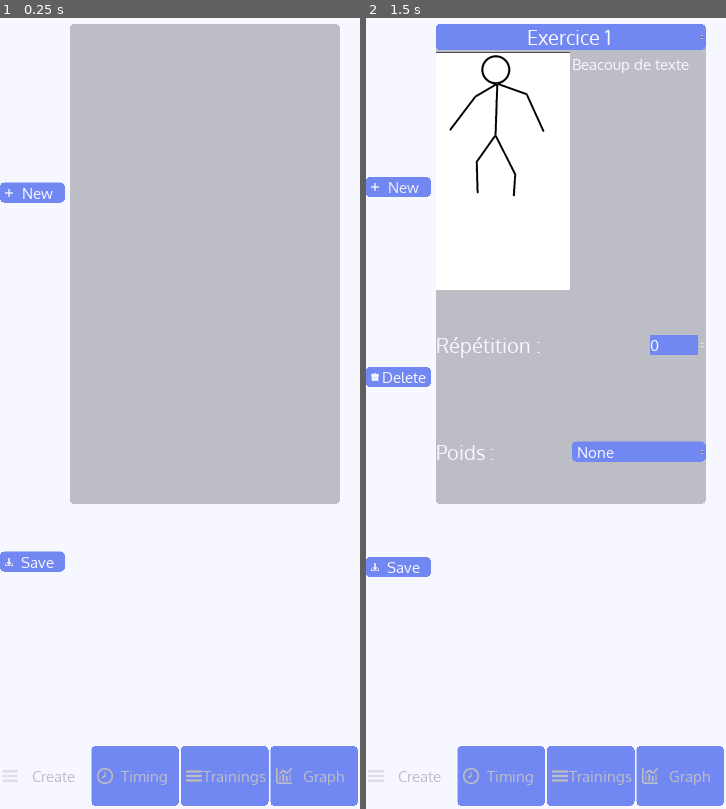
Above: before the commit, frames 1-2 (left to right).
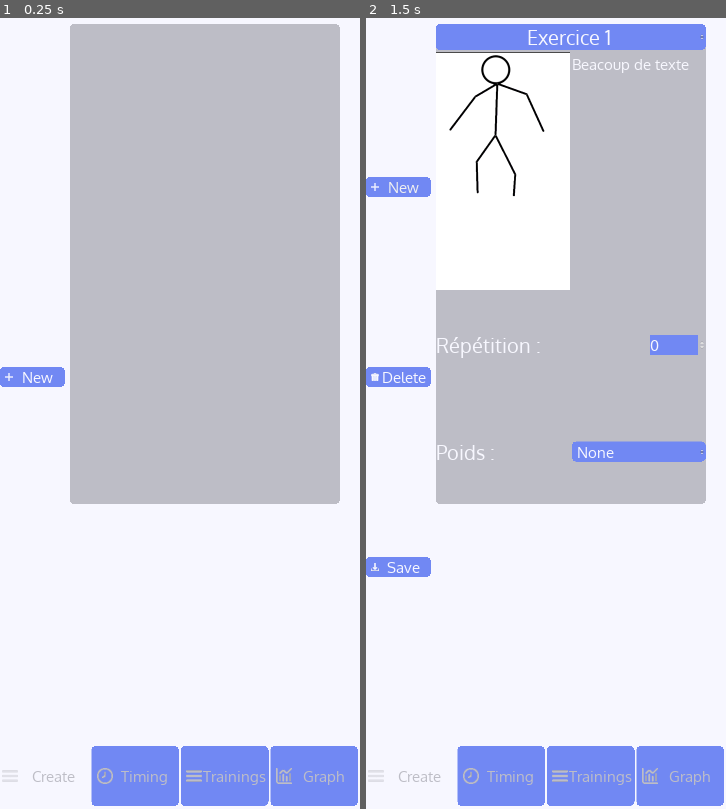
Above: after the commit, the same moments.

Repository: valexand-ulb/Muscle-App
Game: Godot game, scene res://Scenes/App.tscn
Same seed, same stepped clock (60 frames per second), same inputs: the game is played once before the commit and once after it.
Inputs:
- Up to frame 1 (0.25 s): no input
- Up to frame 2 (1.5 s): click "New" at 0.5 s; click "New" at 1.25 s

The runs differ from the first frame. In frame 1, 1.3% of the frame differs, in the area x 0-19%, y 20-71%; in frame 2, nothing differs.

Commit message:
working on smooth snapping

Diff:
--- a/Scripts/CardContainer.gd
+++ b/Scripts/CardContainer.gd
@@ -1,6 +1,7 @@
 extends VBoxContainer
 
 var has_del_button : bool = 0
+var has_save_button : bool = 0
 var n_of_card  : int = 0
 var current_node
 
@@ -17,18 +18,22 @@
 #func _process(delta):
 #	pass
 
-func _set_del_button_visible():
+func _set_buttons_visible():
 	$"../../ButtonBox/Delete".visible=1
+	$"../../ButtonBox/Save".visible=1
+	has_save_button = 1
 	has_del_button = 1
 
-func _set_del_button_invisible():
+func _set_buttons_invisible():
 	$"../../ButtonBox/Delete".visible=0
+	$"../../ButtonBox/Save".visible=0
+	has_save_button = 0
 	has_del_button = 0
 
 func _delete_all_children():
 	for child in get_children():
 		child.free()
-	_set_del_button_invisible()
+	_set_buttons_invisible()
 
 func on_draw():
 	current_node = 0
@@ -40,7 +45,7 @@
 
 	# Si pas de bouton 'delete', ajoute en un
 	if not has_del_button:
-		_set_del_button_visible()
+		_set_buttons_visible()
 	n_of_card +=1
 
 func _on_Delete_pressed():
@@ -48,7 +53,7 @@
 	var children_list = get_children()
 	var current_card : float = ceil((scrollcont.get_v_scroll() + (scrollcont.rect_size.y/2))/scrollcont.rect_size.y) - 1
 	if len(children_list) == 1:
-		_set_del_button_invisible()
+		_set_buttons_invisible()
 	children_list[current_card].free()
 	n_of_card =-1
 
@@ -78,9 +83,6 @@
 	var d2 : float = center.y-c2.y
 
 	if d1 <= d2: # snap to prev_card
-		#print(scrollcont.rect_size.y * prec_card)
 		scrollcont.set_v_scroll(scrollcont.rect_size.y * prec_card)
-
 	else:
-		#print(scrollcont.rect_size.y * current_card)
 		scrollcont.set_v_scroll(scrollcont.rect_size.y * current_card)
--- a/Scripts/GUI.gd
+++ b/Scripts/GUI.gd
@@ -3,8 +3,12 @@
 onready var tab_container = $TabContainer
 
 func _ready():
+	# bouton initials appuyé
 	$MarginContainer/HBoxContainer/Create.disabled = 1
+
+	# boutons invisibles
 	$TabContainer/Create/ButtonBox/Delete.visible = 0
+	$TabContainer/Create/ButtonBox/Save.visible = 0
 
 func _enable_other_button(idx : int):
 	var button_names = ["Create", "Timing", "Trainings", "Graph"]
